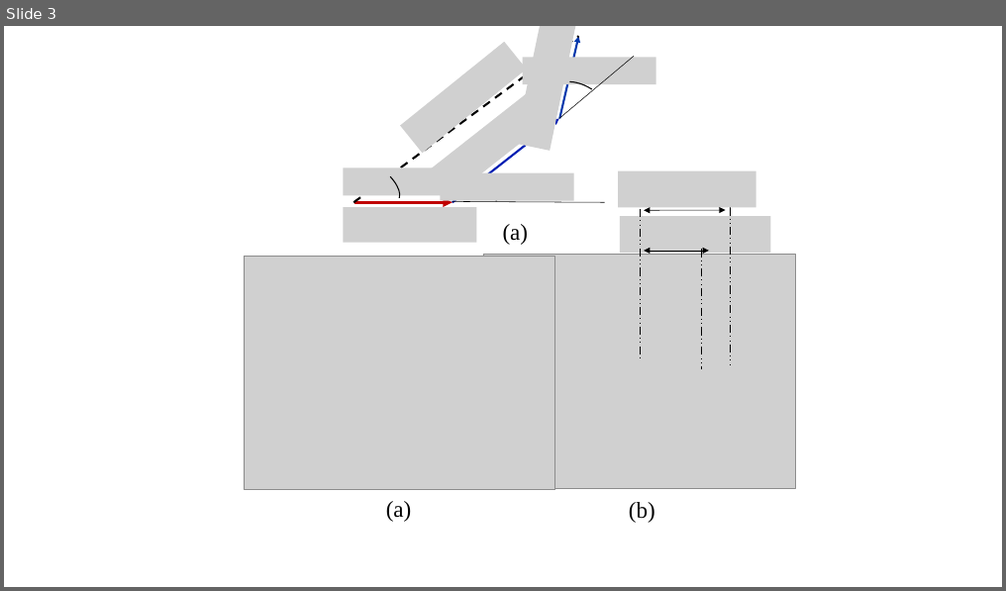
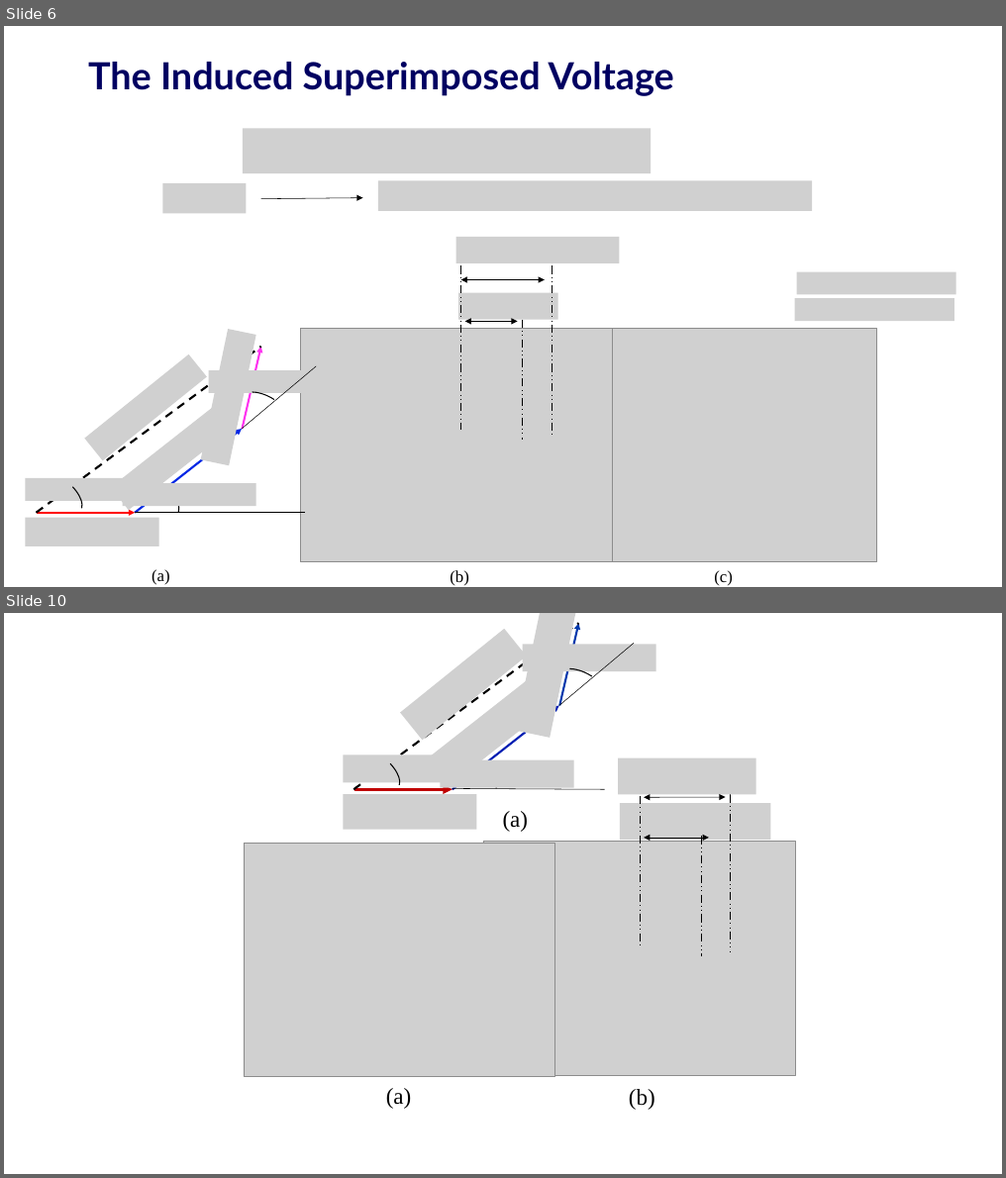
Before and after one commit to EnesAyaz/KTH, a slide deck: Airgap Harmonics/airgap harmonics.pptx. Shown one above the other, each under a label of ours: slide 3 before the commit, slides 6 and 10 after it; the slides between them are not shown. The pictures are 1006x591 and 1006x1178 pixels, drawn with LibreOffice and Linux fonts; fonts in the diff are those of the drawing; grey boxes stand for pictures; background and template pictures are left out. Boxes give left, top, right and bottom in pixels: in the first picture for what was removed or moved away, otherwise in the second. Text is boxed around its words. In the diff, an @@ line names an element or a change of style, - is before the commit and + after.

```diff
--- a/Airgap Harmonics/airgap harmonics.pptx
+++ b/Airgap Harmonics/airgap harmonics.pptx
@@ slide 6 added at (x1=4, y1=26, x2=1002, y2=587), background #FFFFFF @@
@@ title added at (x1=88, y1=62, x2=674, y2=96), 36 pt, text #000061, bold @@
+The Induced Superimposed Voltage
@@ picture added at (x1=243, y1=129, x2=650, y2=174) @@
@@ picture added at (x1=162, y1=183, x2=246, y2=213) @@
@@ arrow added from (260, 199) to (363, 198), #000000 0.5 pt @@
@@ picture added at (x1=378, y1=181, x2=813, y2=211) @@
@@ picture added at (x1=456, y1=236, x2=620, y2=264) @@
@@ line added from (461, 267) to (461, 430), #000000 1 pt dashed @@
@@ double arrow added from (461, 279) to (545, 279), #000000 0.5 pt @@
@@ line added from (552, 267) to (552, 436), #000000 1 pt dashed @@
@@ picture added at (x1=797, y1=273, x2=956, y2=294) @@
@@ picture added at (x1=458, y1=293, x2=558, y2=320) @@
@@ double arrow added from (465, 322) to (518, 322), #000000 0.5 pt @@
@@ line added from (523, 320) to (523, 440), #000000 1 pt dashed @@
@@ picture added at (x1=795, y1=298, x2=954, y2=321) @@
@@ group added at (x1=37, y1=347, x2=260, y2=513): 3 arrows, 1 line @@
@@ picture added at (x1=200, y1=329, x2=256, y2=467) @@
@@ picture added at (x1=300, y1=329, x2=613, y2=562) @@
@@ picture added at (x1=564, y1=329, x2=877, y2=562) @@
@@ picture added at (x1=84, y1=355, x2=207, y2=462) @@
@@ picture added at (x1=208, y1=371, x2=343, y2=393) @@
@@ line added from (242, 429) to (316, 367), #000000 0.5 pt @@
@@ picture added at (x1=110, y1=405, x2=234, y2=510) @@
@@ arc (boxed as its full ellipse) added at (x1=239, y1=387, x2=287, y2=423), outline #000000 1 pt @@
@@ picture added at (x1=25, y1=478, x2=159, y2=501) @@
@@ arc (boxed as its full ellipse) added at (x1=43, y1=472, x2=87, y2=517), outline #000000 1 pt @@
@@ picture added at (x1=122, y1=483, x2=256, y2=506) @@
@@ arc (boxed as its full ellipse) added at (x1=140, y1=475, x2=185, y2=521), outline #000000 1 pt @@
@@ picture added at (x1=25, y1=518, x2=159, y2=547) @@
@@ line added from (135, 512) to (305, 512), #000000 0.5 pt @@
@@ text added at (x1=152, y1=570, x2=170, y2=585), 16 pt, text #000000 @@
+(a)
@@ text added at (x1=450, y1=570, x2=469, y2=586), 16 pt, text #000000 @@
+(b)
@@ text added at (x1=714, y1=570, x2=733, y2=586), 16 pt, text #000000 @@
+(c)
@@ what was slide 3 is now slide 10 @@
```
Also in this commit, not shown: 1 slide changed, 8 other slides added, 1 slide removed, 8 other files.
